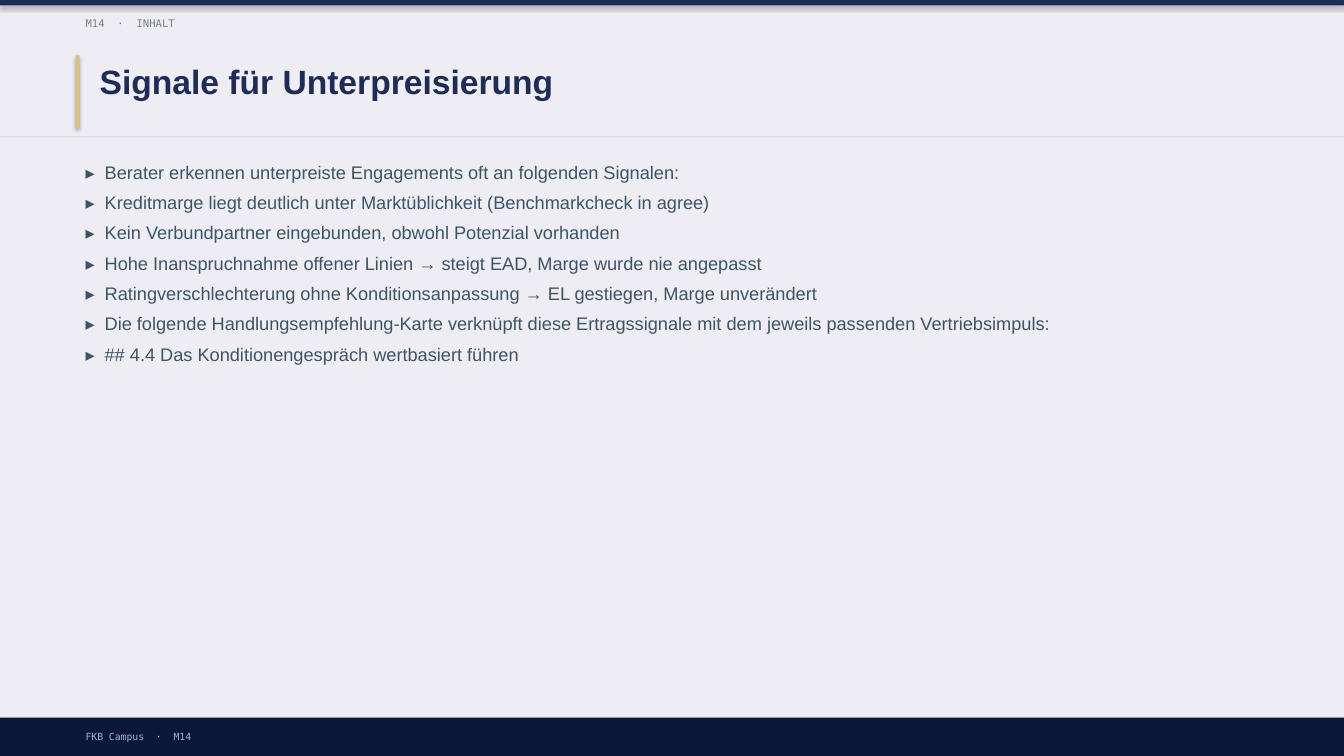
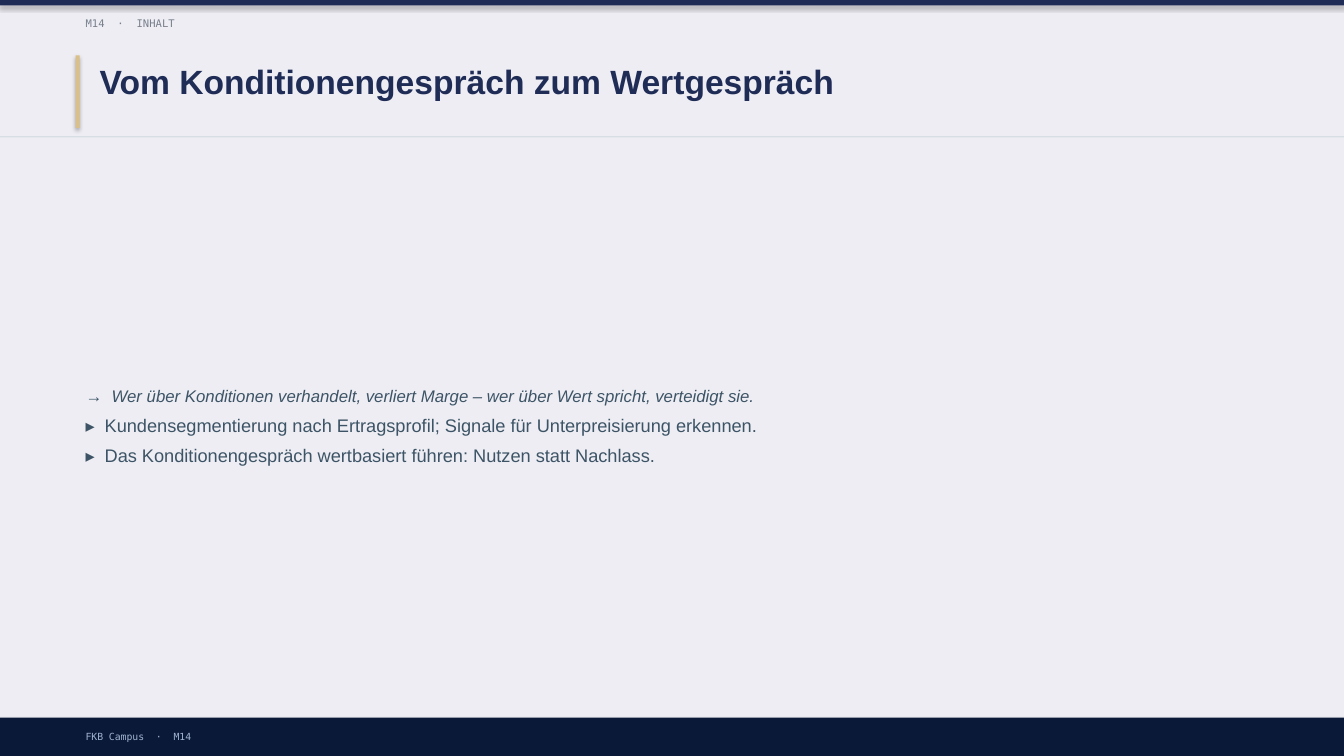
Before and after one commit to ck5rqc47pr-byte/firmenkundenakademie-online, a slide deck: slide 10 of protected-downloads/praesentation/M14.pptx (slide 12 before the commit). Drawn at 1344x756 pixels with LibreOffice and Linux fonts; fonts in the diff are those of the drawing. Boxes give left, top, right and bottom in pixels: in the first picture for what was removed or moved away, otherwise in the second. Text is boxed around its words. In the diff, an @@ line names an element or a change of style, - is before the commit and + after.

```diff
--- a/protected-downloads/praesentation/M14.pptx
+++ b/protected-downloads/praesentation/M14.pptx
@@ text at [100, 69, 833, 101]: text changed @@
-Signale für Unterpreisierung
+Vom Konditionengespräch zum Wertgespräch
@@ text "→ Wer über Konditionen verhandelt, ..." at [105, 390, 757, 466]: vertical alignment top to middle @@
@@ text at [105, 390, 757, 466]: text changed @@
-▸ Berater erkennen unterpreiste Engagements oft an folgenden Signalen:
-▸ Kreditmarge liegt deutlich unter Marktüblichkeit (Benchmarkcheck in agree)
-▸ Kein Verbundpartner eingebunden, obwohl Potenzial vorhanden
-▸ Hohe Inanspruchnahme offener Linien → steigt EAD, Marge wurde nie angepasst
-▸ Ratingverschlechterung ohne Konditionsanpassung → EL gestiegen, Marge unverändert
-▸ Die folgende Handlungsempfehlung-Karte verknüpft diese Ertragssignale mit dem jeweils passenden Vertriebsimpuls:
-▸ ## 4.4 Das Konditionengespräch wertbasiert führen
+→ Wer über Konditionen verhandelt, verliert Marge – wer über Wert spricht, verteidigt sie.
+▸ Kundensegmentierung nach Ertragsprofil; Signale für Unterpreisierung erkennen.
+▸ Das Konditionengespräch wertbasiert führen: Nutzen statt Nachlass.
```
Also in this commit, not shown: 5 other slides changed, 5 slides added, 6 slides removed, 1 other file.
